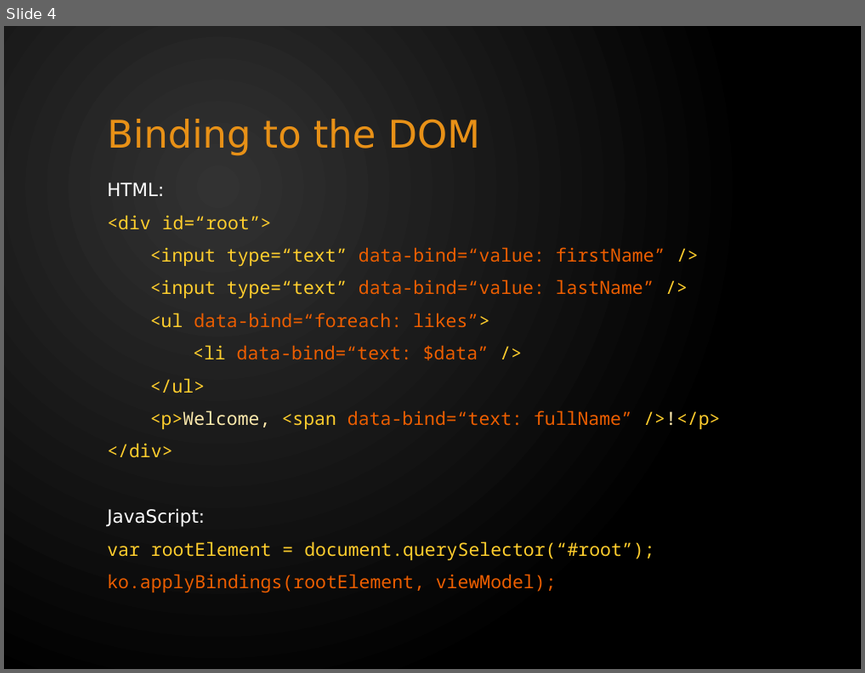
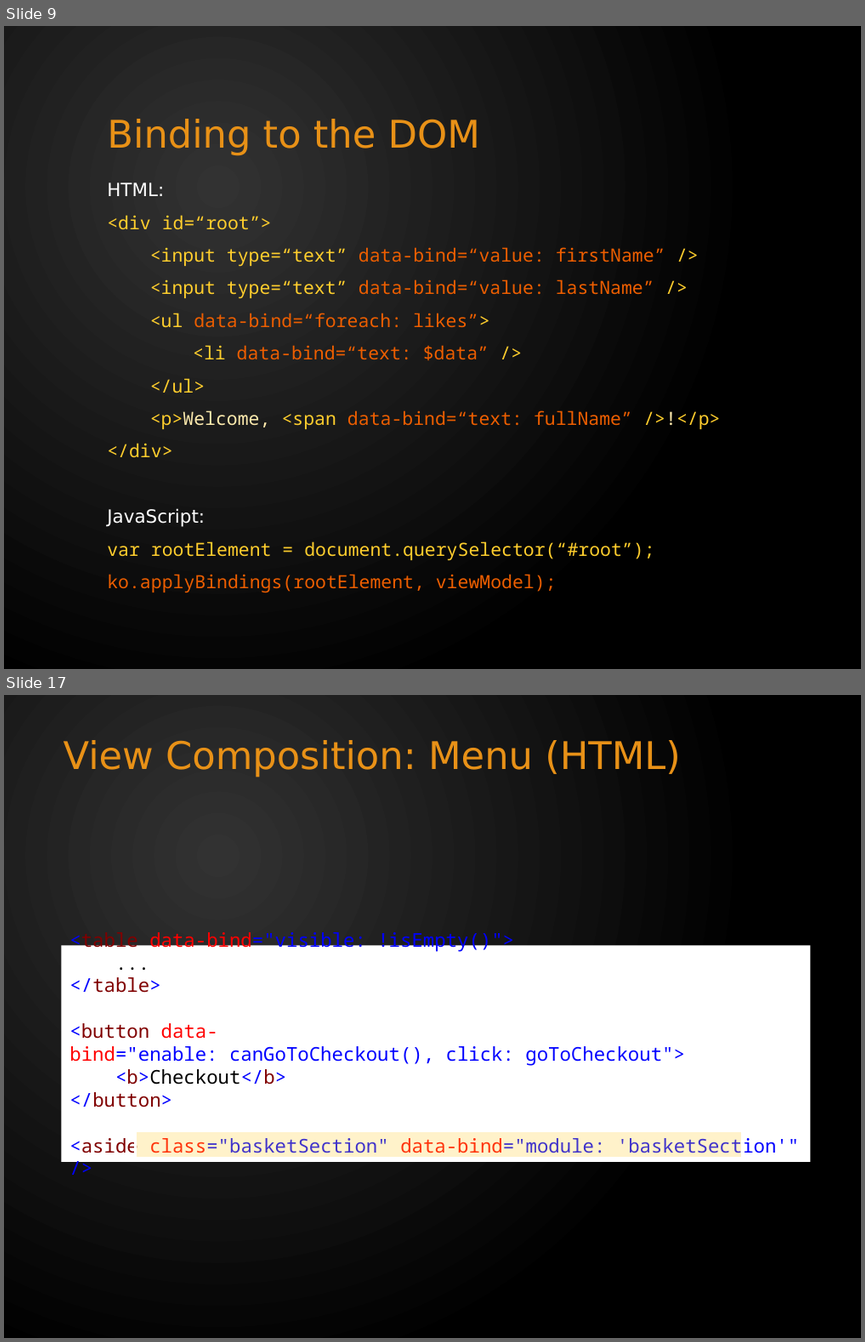
Before and after one commit to tomas-skalicky/c24.PizzaDiNoccatello, a slide deck: docs/Knockout - Quick Intro.pptx. Shown one above the other, each under a label of ours: slide 4 before the commit, slides 9 and 17 after it; the slides between them are not shown. The pictures are 865x673 and 865x1342 pixels, drawn with LibreOffice and Linux fonts; fonts in the diff are those of the drawing. Boxes give left, top, right and bottom in pixels: in the first picture for what was removed or moved away, otherwise in the second. Text is boxed around its words. In the diff, an @@ line names an element or a change of style, - is before the commit and + after.

```diff
--- a/docs/Knockout - Quick Intro.pptx
+++ b/docs/Knockout - Quick Intro.pptx
@@ slide 17 added at (x1=4, y1=695, x2=861, y2=1338), background gradient #323232 to #000000 @@
@@ title added at (x1=64, y1=740, x2=681, y2=777), 32 pt, text #E89117 @@
+View Composition: Menu (HTML)
@@ rectangle added at (x1=62, y1=945, x2=811, y2=1161), fill #FFFFFF, 16 pt, text #0000FF @@
+<table data-bind="visible: !isEmpty()">
+...
+</table>
+<button data-bind="enable: canGoToCheckout(), click: goToCheckout">
+<b>Checkout</b>
+</button>
+<aside class="basketSection" data-bind="module: 'basketSection'" />
@@ rectangle added at (x1=136, y1=1131, x2=744, y2=1157), fill #FFCE2D at 25% opacity, outline #FFFFFF 2.25 pt @@
@@ what was slide 4 is now slide 9 @@
```
Also in this commit, not shown: 22 other slides added, 5 slides removed.
